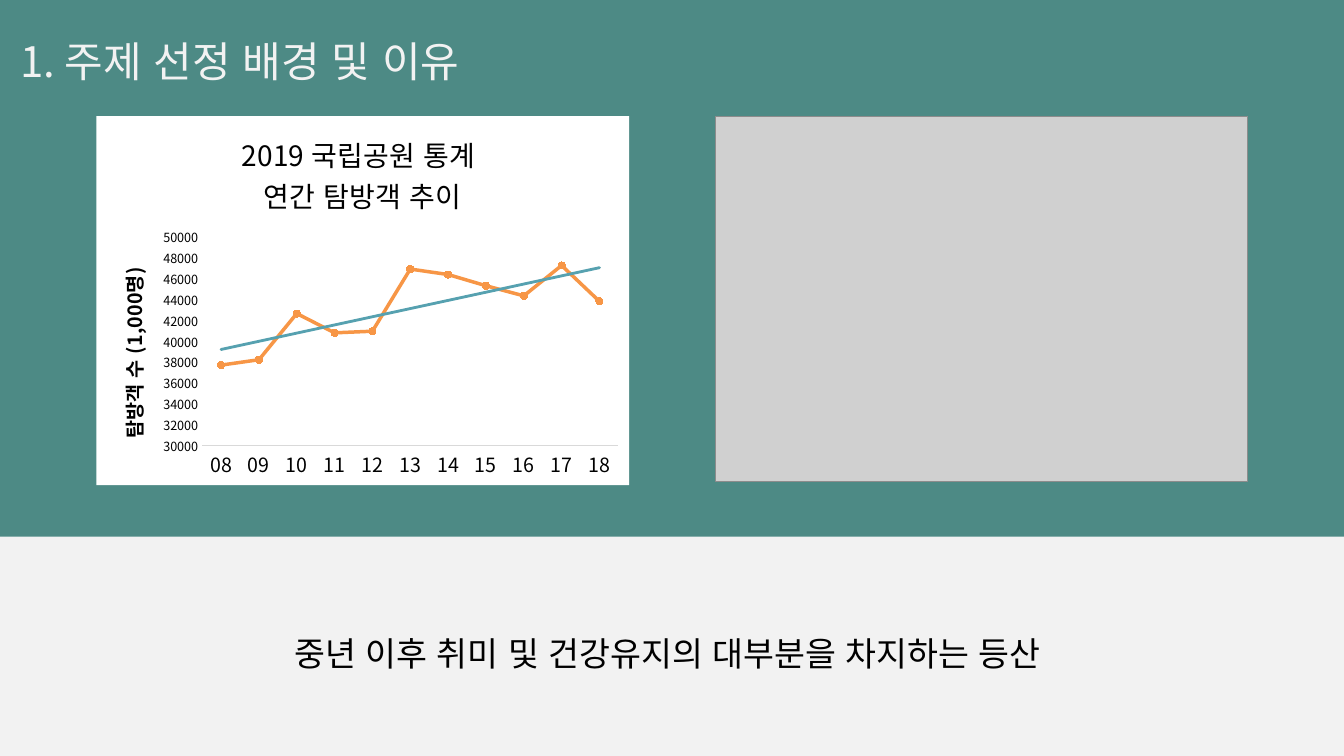
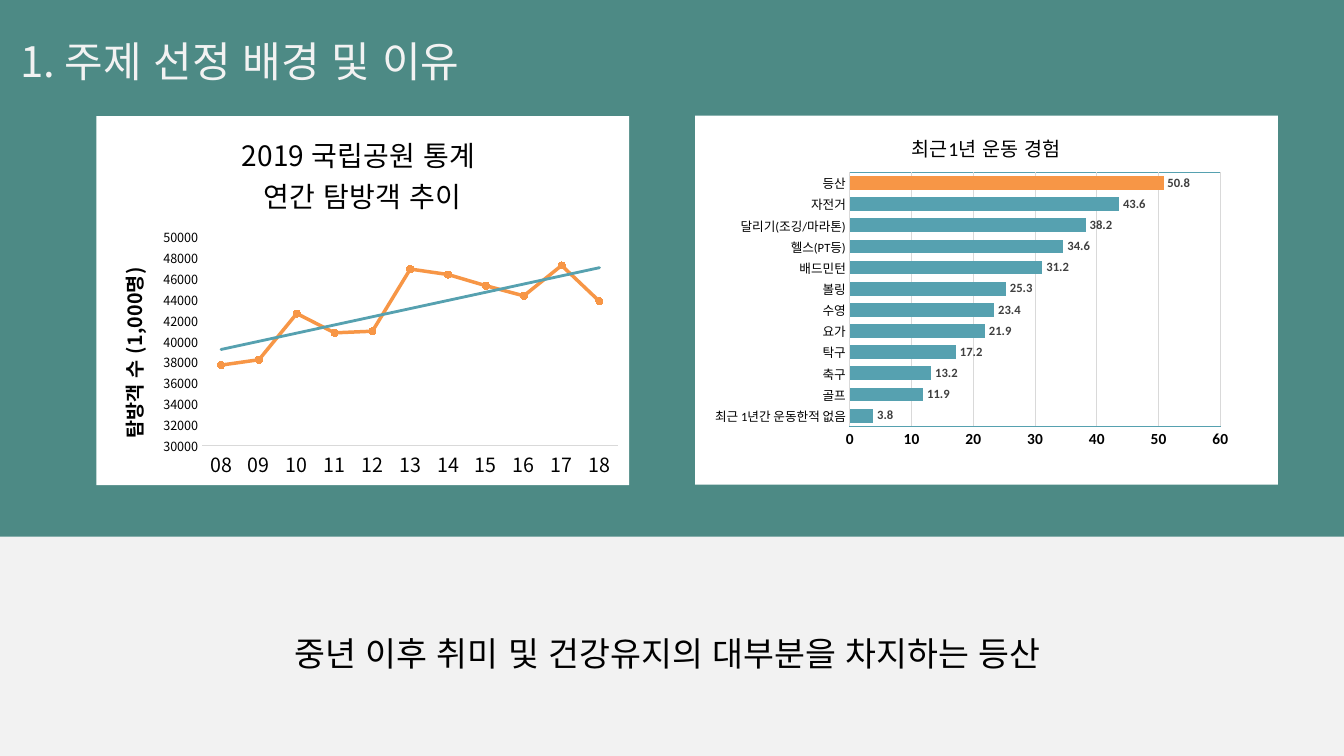
Before and after one commit to AlmightyDenver/TheZoen, a slide deck: slide 4 of 4.2차.pptx. Drawn at 1344x756 pixels with LibreOffice and Linux fonts; fonts in the diff are those of the drawing; grey boxes stand for pictures. Boxes give left, top, right and bottom in pixels: in the first picture for what was removed or moved away, otherwise in the second. Text is boxed around its words. In the diff, an @@ line names an element or a change of style, - is before the commit and + after.

```diff
--- a/4.2차.pptx
+++ b/4.2차.pptx
@@ bar chart added at bbox=[696, 116, 1278, 485] @@
+title "최근1년 운동 경험 "
+categories: 최근 1년간 운동한적 없음, 골프, 축구, 탁구, 요가, 수영, 볼링, 배드민턴, 헬스(PT등), 달리기(조깅/마라톤), 자전거, 등산
+Series 1: 3.8, 11.9, 13.2, 17.2, 21.9, 23.4, 25.3, 31.2, 34.6, 38.2, 43.6, 50.8
@@ picture removed at bbox=[716, 116, 1249, 481] @@
```
